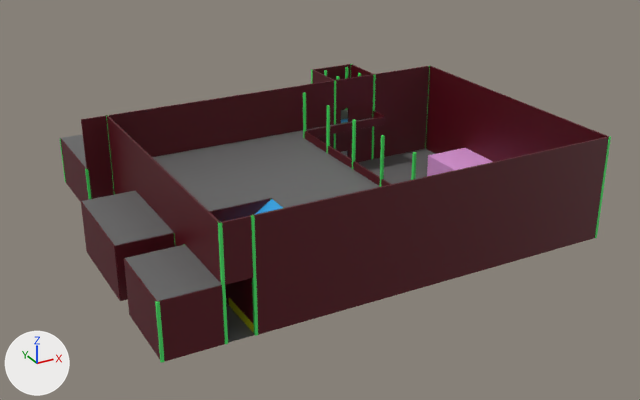
Renders of the Blender file Assets/Models/Club.blend from each side of a commit.
Camera for both pictures: a camera (50 mm lens) standing at (-47.5, -79.9, 44.0) and looking at (-1.7, 3.3, 2.4). The axes (+X, +Y, +Z) are drawn at lower left. The lights are the same throughout.
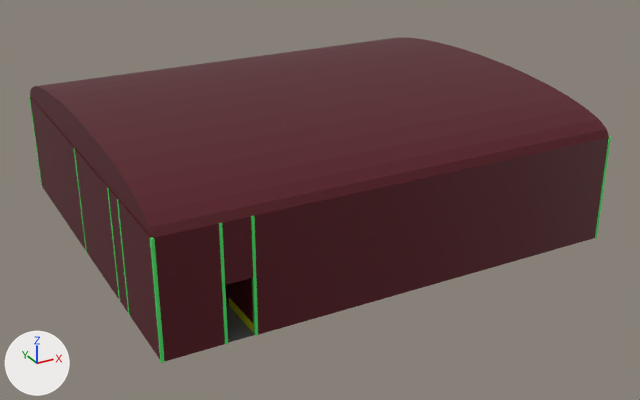
Where the newer file only moved an object's origin or applied its transform, the numbers keep the older frame.

Edits to the bpy script that builds the scene:
```text
Change me_cube_002:
    where me_cube_002.from_pydata(...)  # 8 vertices, 6 faces; spans x 0.0..6.0, y -0.02..0.02, z 0.0..6.0
    used by ob_cube_001; location = (-28.0, -16.0, 0.0); rotation_euler = (0.0, 0.0, 1.571), in degrees (0, 0, 90); scale = (1.5, 4.5, 1.0)
    me_cube_002 part 1: the whole mesh is scaled about the mesh origin by (5, 1, 2)
Change me_cube_006:
    where me_cube_006.from_pydata(...)  # 8 vertices, 6 faces; spans x 0.0..8.0, y -0.02..0.02, z 0.0..6.0
    used by ob_cube_005; location = (-28.0, -4.0, 0.0); rotation_euler = (0.0, 0.0, 1.571), in degrees (0, 0, 90); scale = (1.5, 4.5, 1.0)
    remove me_cube_006.materials.append(mat_wall)  # dark red #530012
    me_cube_006 part 2
    me_cube_006.vertices[0].co: (0.0, -0.02, 0.0) -> (21.9, 0.03, 0.0)  # pixel (121, 300) -> pixel (41, 187)
    me_cube_006.vertices[1].co: (0.0, -0.02, 6.0) -> (21.9, 0.03, 12.0)  # pixel (116, 245) -> pixel (29, 96)
    me_cube_006.vertices[2].co: (0.0, 0.02, 0.0) -> (22.1, 0.03, 0.0)  # pixel (119, 300) -> pixel (41, 186)
    me_cube_006.vertices[3].co: (0.0, 0.02, 6.0) -> (22.1, 0.03, 12.0)  # pixel (114, 246) -> pixel (29, 95)
    me_cube_006.vertices[4].co: (8.0, -0.02, 0.0) -> (21.9, -0.03, 0.0)
    me_cube_006.vertices[5].co: (8.0, -0.02, 6.0) -> (21.9, -0.03, 12.0)  # pixel (82, 201) -> not seen
    me_cube_006.vertices[6].co: (8.0, 0.02, 0.0) -> (22.1, -0.03, 0.0)  # pixel (86, 252) -> not seen
    me_cube_006.vertices[7].co: (8.0, 0.02, 6.0) -> (22.1, -0.03, 12.0)  # pixel (80, 201) -> not seen
    add me_cube_006.materials.append(mat_pillar)  # green #4ae769
Add me_cylinder_002:
    me_cylinder_002.from_pydata(...)  # 68 vertices, 40 faces; spans x -1.0..0.0, y 0.0..2.0, z 0.0..2.0
    me_cylinder_002.materials.append(mat_wall)  # dark red #530012
Change ob_cube_007:
    ob_cube_007.scale: (1.5, 4.5, 1.0) -> (1.5, 4.5, 2.0)
Change ob_cube_028:
    ob_cube_028.scale: (0.15, 0.15, 0.15) -> (0.15, 0.15, 0.3)
Add ob_cylinder:
    ob_cylinder = bpy.data.objects.new('Cylinder', me_cylinder_002)
    ob_cylinder.location = (-28.0, -16.0, 12.0)
    ob_cylinder.rotation_euler = (0.0, 1.571, 0.0)  # degrees (0, 90, 0)
    ob_cylinder.scale = (3.9, 22.6, 25.5)
Add ob_cube_078:
    ob_cube_078 = bpy.data.objects.new('Cube.078', me_cube_083.copy())  # the mesh of ob_cube_073
    ob_cube_078.location = (-28.0, 8.0, 0.0)
    ob_cube_078.scale = (0.15, 0.15, 0.3)
Add ob_cube_077:
    ob_cube_077 = bpy.data.objects.new('Cube.077', me_cube_083.copy())  # the mesh of ob_cube_073
    ob_cube_077.location = (-28.0, -4.0, 0.0)
    ob_cube_077.scale = (0.15, 0.15, 0.3)
Add ob_cube_076:
    ob_cube_076 = bpy.data.objects.new('Cube.076', me_cube_083.copy())  # the mesh of ob_cube_073
    ob_cube_076.location = (-28.0, -7.0, 0.0)
    ob_cube_076.scale = (0.15, 0.15, 0.3)
```

Location of each change, (x1, y1, x2, y2) in pixels of the pictures (640 x 400 px):
'Cylinder', added: after (30, 37, 609, 238)
'Cube.001', mesh rescaled (254% wider, 161% taller): before (124, 259, 160, 359); after (30, 96, 160, 359)
'Cube.007', rescaled (7% wider, 81% taller): before (158, 285, 225, 361); after (153, 223, 225, 361)
'Cube.005', recoloured, reshaped: before (81, 201, 121, 301); after (29, 96, 42, 186)
'Cube.028', rescaled (45% wider, 102% taller): before (155, 301, 165, 363); after (150, 237, 165, 363)
'Cube.076', added: after (117, 199, 130, 316)
'Cube.077', added: after (107, 188, 120, 301)
'Cube.078', added: after (74, 149, 87, 253)
'Cube.009', unchanged, covered by the edit: before (81, 81, 334, 199)
'Cube.051', unchanged, covered by the edit: before (152, 118, 380, 212)
'Cube.016', unchanged, covered by the edit: before (426, 66, 607, 162)
'Cube.017', unchanged, covered by the edit: before (373, 66, 429, 159)
